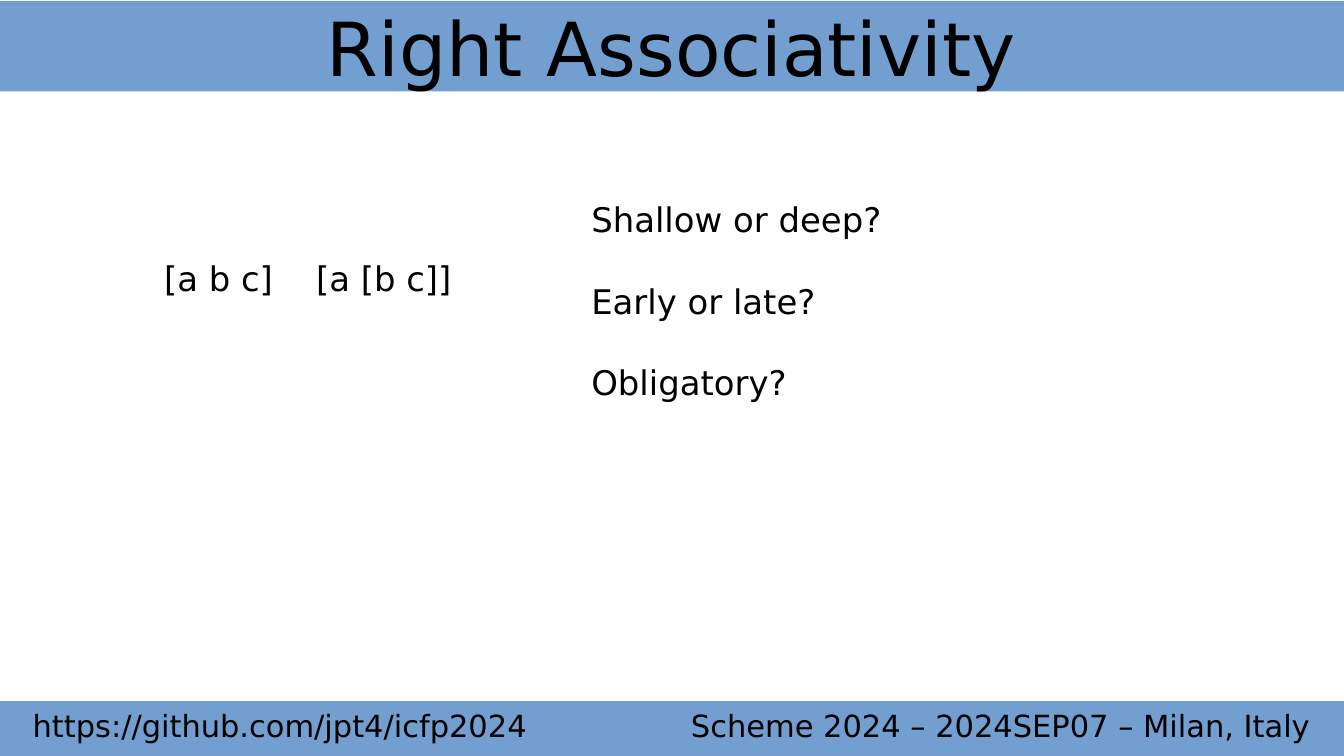
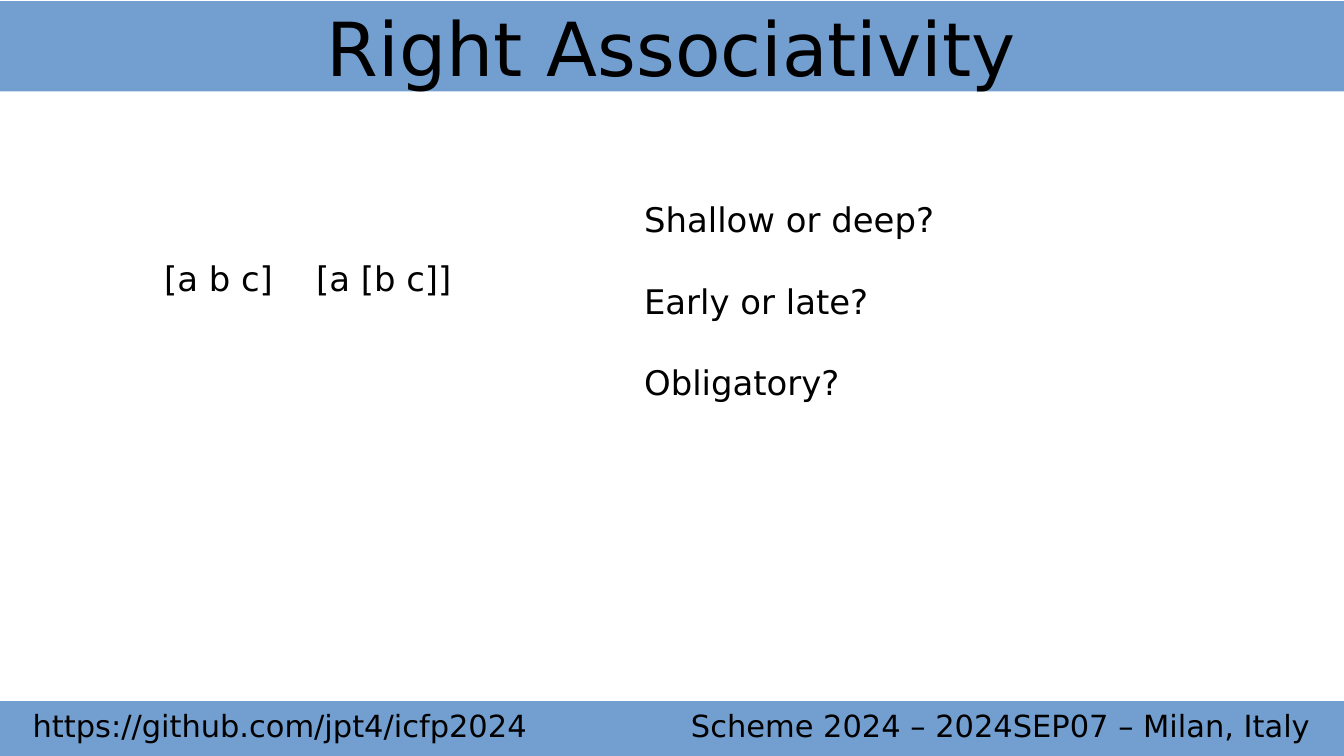
Before and after one commit to jpt4/icfp2024, a slide deck: slide 8 of slides.odp. Drawn at 1344x756 pixels with LibreOffice and Linux fonts; fonts in the diff are those of the drawing. Boxes give left, top, right and bottom in pixels: in the first picture for what was removed or moved away, otherwise in the second. Text is boxed around its words. In the diff, an @@ line names an element or a change of style, - is before the commit and + after.

```diff
--- a/slides.odp
+++ b/slides.odp
@@ text "Shallow or deep? Early or ...": place and size @@
-text "Shallow or deep? Early or ..." at box(591, 206, 882, 402)
+text "Shallow or deep? Early or ..." at box(644, 206, 934, 402)
```
Also in this commit, not shown: 2 other slides changed, 6 slides added, 2 slides removed, 2 other files.
